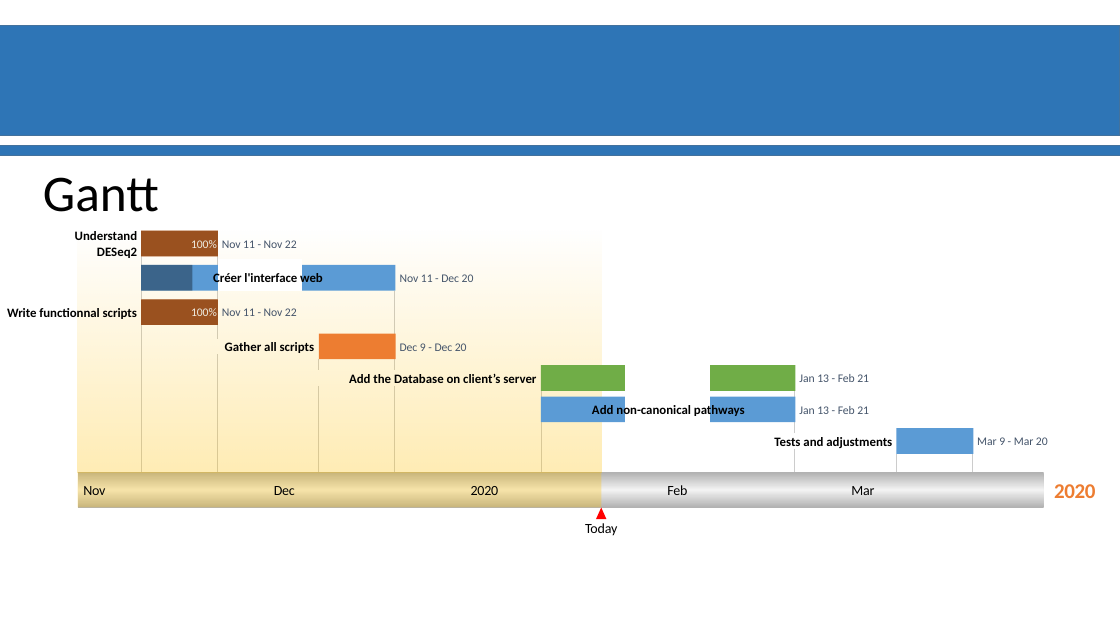
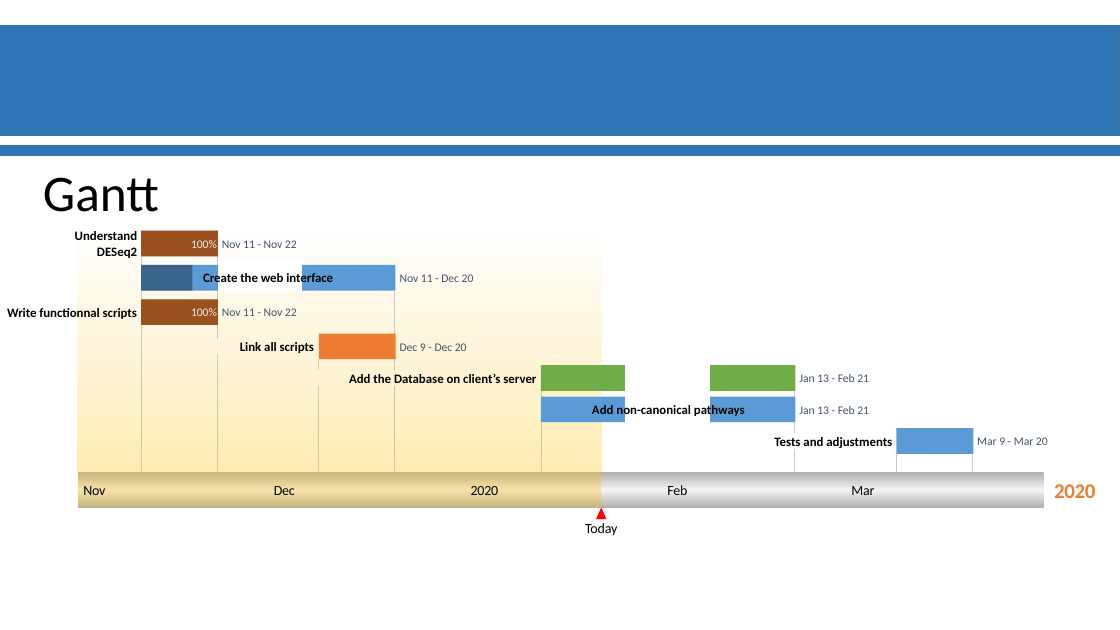
Before and after one commit to Ylefol/projet-INSERM_V5, a slide deck: slide 5 of Slides/Diapos_Suivit_projet.pptx. Drawn at 1120x630 pixels with LibreOffice and Linux fonts; fonts in the diff are those of the drawing; background and template pictures are left out. Boxes give left, top, right and bottom in pixels: in the first picture for what was removed or moved away, otherwise in the second. Text is boxed around its words. In the diff, an @@ line names an element or a change of style, - is before the commit and + after.

```diff
--- a/Slides/Diapos_Suivit_projet.pptx
+++ b/Slides/Diapos_Suivit_projet.pptx
@@ text at bbox=[203, 272, 333, 287]: text changed @@
-Créer l'interface web
+Create the web interface
@@ text at bbox=[240, 342, 314, 353]: text changed @@
-Gather all scripts
+Link all scripts
```
Also in this commit, not shown: 2 other slides changed.
